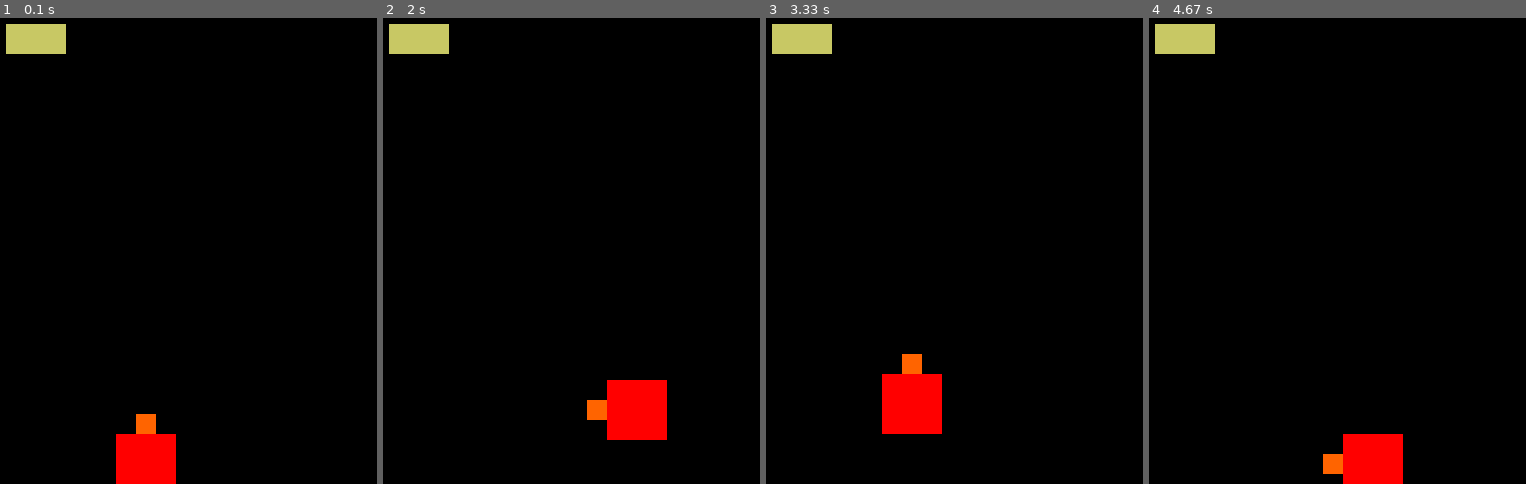
Above: before the commit, frames 1-4 (left to right).
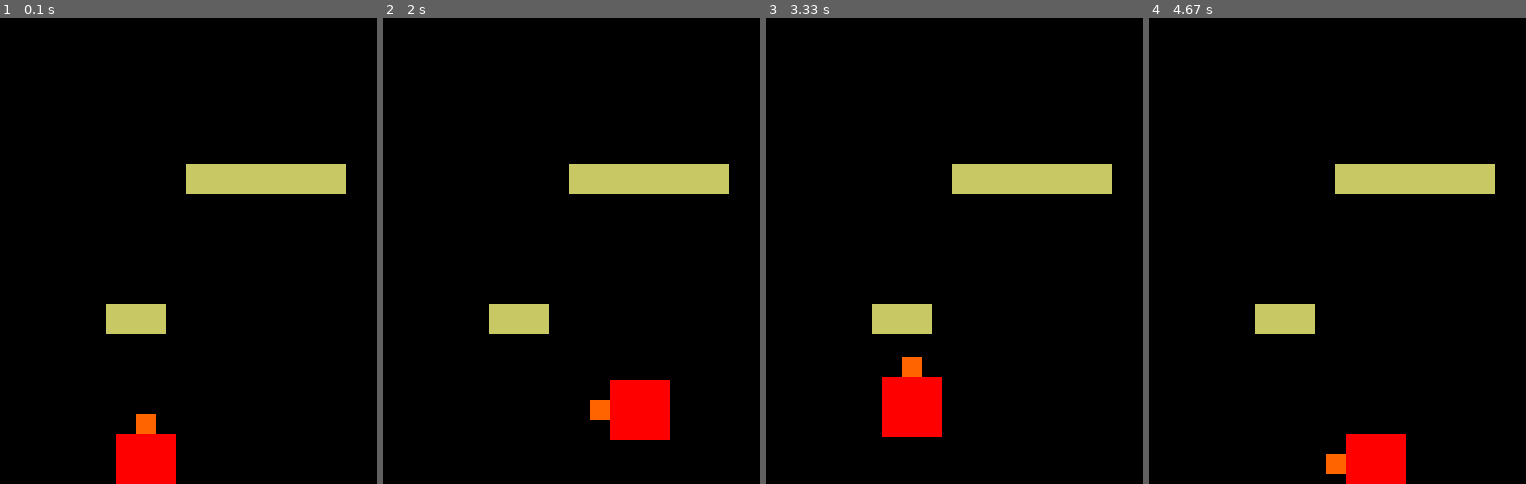
Above: after the commit, the same moments.

Repository: midi-chlorians8/Tanchik_PyGame
Game: pygame game, started from main.py
Same seed, same stepped clock (60 frames per second), same inputs: the game is played once before the commit and once after it.
Inputs:
- Up to frame 1 (0.1 s): no input
- Up to frame 2 (2 s): hold Right 0.33-0.8 s; hold Up 0.83-1.13 s; hold Right 1.17-1.63 s; hold Left from 1.67 s (still down)
- Up to frame 3 (3.33 s): release Left at 2.2 s; hold Down 2.23-2.53 s; hold Left 2.57-2.97 s; hold Up from 3 s (still down)
- Up to frame 4 (4.67 s): release Up at 3.37 s; hold Right 3.4-4.03 s; hold Down 4.07-4.43 s; hold Left from 4.47 s (still down)

The runs differ from the first frame. In frame 1, 4.8% of the frame differs, in the area x 1-92%, y 1-68%; in frame 2, 5.0%, in the area x 1-92%, y 1-91%; in frame 3, 5.0%; in frame 4, 5.0%.

Commit message:
added wall class

Diff:
--- a/main.py
+++ b/main.py
@@ -2,25 +2,46 @@
 
 pygame.init()
 
-#screen = pygame.display.set_mode((1280,720))
-screen = pygame.display.set_mode((640,480))
+# screen = pygame.display.set_mode((1280,720))
+screen = pygame.display.set_mode((640, 480))
 clock = pygame.time.Clock()
 
-class Wall:
-    def __init__(self, start_pos_x, start_pos_y, count, dir):
-        self.x = start_pos_x
-        self.y = start_pos_y
-        self.count = count
-        self.dir = dir
+
+# class Wall:
+#     def __init__(self, start_pos_x, start_pos_y, count, dir):
+#         self.x = start_pos_x
+#         self.y = start_pos_y
+#         self.count = count
+#         self.dir = dir
+#
+#     def draw(self):
+#         # Object Wall
+#         color_wall = (200, 200, 100)  # Color body tank
+#         pygame.draw.rect(screen, color_wall, pygame.Rect(30 + self.x, 30 + self.y, 60, 30))
+#
+# wall = Wall(0,0,2,"hor")
+class Wall2:
+    def __init__(self):
+        self.x = 1
+        self.wall_list = []
 
     def draw(self):
         # Object Wall
-        color_wall = (200, 200, 100)  # Color body tank
-        pygame.draw.rect(screen, color_wall, pygame.Rect(30 + self.x, 30 + self.y, 60, 30))
-
-wall = Wall(0,0,2,"hor")
+        color_wall = (200, 200, 100)  # Color body
+        w1 = pygame.draw.rect(screen, color_wall, pygame.Rect(0 + 200, 0 + 160, 160, 30))
+        w2 = pygame.draw.rect(screen, color_wall, pygame.Rect(120, 300, 60, 30))
+
+        self.wall_list = [w1, w2]
+
+    def getwallslist(self):
+        return self.wall_list
+
+
+walls = Wall2()
+
 
 class MyTank:
+
     def __init__(self, start_pos_x, start_pos_y):
         self.x = start_pos_x
         self.y = start_pos_y
@@ -30,7 +51,13 @@
         self.right = False
         self.left = False
 
-        self.stop = False
+        self.stopUp = False
+        self.stopDown = False
+        self.stopLeft = False
+        self.stopRight = False
+
+        self.last_dir = 'up'
+
     def input_keys(self):
 
         speed = 3  # speed move
@@ -38,25 +65,49 @@
         keys = pygame.key.get_pressed()
 
         if keys[pygame.K_LEFT]:
-            self.x -= speed
+            if self.stopLeft == False:
+                self.x -= speed
+
+            self.stopRight = False
+            self.stopUp = False
+            self.stopDown = False
+
+            if self.last_dir != 'left':
+                self.stop = False
+
             if self.x < 0:
                 self.x = 0
+
             self.right = False
             self.left = True
             self.up = False
             self.down = False
 
-        if keys[pygame.K_RIGHT]:
-            self.x += speed
+            # self.reloadWallDirection = False
+
+        elif keys[pygame.K_RIGHT]:
+            if self.stopRight == False:
+                self.x += speed
+
+            self.stopLeft = False
+            self.stopUp = False
+            self.stopDown = False
+
+            if self.last_dir != 'right':
+                self.stop = False
 
             self.right = True
             self.left = False
             self.up = False
             self.down = False
 
-        if keys[pygame.K_UP]:
-            if self.stop == False:
+        elif keys[pygame.K_UP]:
+            if self.stopUp == False:
                 self.y -= speed
+
+            self.stopDown = False
+            self.stopLeft = False
+            self.stopRight = False
 
             if self.y < 0:
                 self.y = 0
@@ -66,46 +117,97 @@
             self.right = False
             self.left = False
 
-        if keys[pygame.K_DOWN]:
-            self.y += speed
+        elif keys[pygame.K_DOWN]:
+            if self.stopDown == False:
+                self.y += speed
+
+            self.stopUp = False
+            self.stopLeft = False
+            self.stopRight = False
+            # if self.last_dir != 'down':
+            #     self.stop = False
 
             self.up = False
             self.down = True
             self.right = False
             self.left = False
-        print(f"Tank coord x= {self.x} y= {self.y}")
-        # return up,down,right,left
-
-
+
+        print(f"Tank coord x= {self.x} y= {self.y}, last_dir={self.last_dir}, "
+              f"stopLeft = {self.stopLeft}, stopUp = {self.stopUp}, stopRight = {self.stopRight}",
+              f"self.left = {self.left}")
 
     def draw(self):
         # Object Tank
         color = (255, 0, 0)  # Color body tank
         tannchik_body = pygame.draw.rect(screen, color, pygame.Rect(30 + self.x, 30 + self.y, 60, 60))
 
-
-
+        # draw tank weapon depend button up down right left
         color = (255, 100, 0)  # Color weapon
         if self.up:
-            tannchik_weapon = pygame.draw.rect(screen, color, pygame.Rect(50+self.x, 10+self.y, 20, 20))
+            tannchik_weapon = pygame.draw.rect(screen, color, pygame.Rect(50 + self.x, 10 + self.y, 20, 20))
         if self.down:
-            tannchik_weapon = pygame.draw.rect(screen, color, pygame.Rect(50+self.x, 90 + self.y, 20, 20))
+            tannchik_weapon = pygame.draw.rect(screen, color, pygame.Rect(50 + self.x, 90 + self.y, 20, 20))
         if self.right:
             tannchik_weapon = pygame.draw.rect(screen, color, pygame.Rect(90 + self.x, 50 + self.y, 20, 20))
         if self.left:
             tannchik_weapon = pygame.draw.rect(screen, color, pygame.Rect(10 + self.x, 50 + self.y, 20, 20))
-
-        color_wall = (200, 200, 100)  # Color body tank
-        wal1 = pygame.draw.rect(screen, color_wall, pygame.Rect(0 + 20, 0 + 20, 60, 30))
-        if tannchik_weapon.colliderect(wal1):  # сюда над завести стену
-            print("tank+wall")
-            self.stop = True
-        else:
-            self.stop = False
-
-
-
-tank = MyTank(start_pos_x = 100, start_pos_y = 400)
+        # draw tank weapon depend button up down right left
+
+
+
+        # ==================================== Обработка столкновений ==================================
+        if (tannchik_weapon.colliderect(walls.getwallslist()[0]) or tannchik_body.colliderect(
+                walls.getwallslist()[0] )) and self.up == True:  # сюда над завести стену
+            self.stopUp = True
+            self.y = self.y + 1  # If tank inside wall - move back
+
+        elif (tannchik_weapon.colliderect(walls.getwallslist()[0]) or tannchik_body.colliderect(
+                walls.getwallslist()[0])) and self.down == True:  # сюда над завести стену
+            self.stopDown = True
+            self.y = self.y - 1  # If tank inside wall - move back
+
+        elif (tannchik_weapon.colliderect(walls.getwallslist()[0]) or tannchik_body.colliderect(
+                walls.getwallslist()[0])) and self.left == True:  # сюда над завести стену
+            self.stopLeft = True
+            self.x = self.x + 1  # If tank inside wall - move back
+
+        elif (tannchik_weapon.colliderect(walls.getwallslist()[0]) or tannchik_body.colliderect(
+                walls.getwallslist()[0])) and self.right == True:  # сюда над завести стену
+            self.stopRight = True
+            self.x = self.x - 1  # If tank inside wall - move back
+
+        # double code from second wall
+        if (tannchik_weapon.colliderect(walls.getwallslist()[1]) or tannchik_body.colliderect(
+                walls.getwallslist()[1] )) and self.up == True:  # сюда над завести стену
+            self.stopUp = True
+            self.y = self.y + 1  # If tank inside wall - move back
+
+        elif (tannchik_weapon.colliderect(walls.getwallslist()[1]) or tannchik_body.colliderect(
+                walls.getwallslist()[1])) and self.down == True:  # сюда над завести стену
+            self.stopDown = True
+            self.y = self.y - 1  # If tank inside wall - move back
+
+        elif (tannchik_weapon.colliderect(walls.getwallslist()[1]) or tannchik_body.colliderect(
+                walls.getwallslist()[1])) and self.left == True:  # сюда над завести стену
+            self.stopLeft = True
+            self.x = self.x + 1  # If tank inside wall - move back
+
+        elif (tannchik_weapon.colliderect(walls.getwallslist()[1]) or tannchik_body.colliderect(
+                walls.getwallslist()[1])) and self.right == True:  # сюда над завести стену
+            self.stopRight = True
+            self.x = self.x - 1  # If tank inside wall - move back
+
+        if self.left:
+            self.last_dir = 'left'
+        elif self.right:
+            self.last_dir = 'right'
+        elif self.down:
+            self.last_dir = 'down'
+        elif self.up:
+            self.last_dir = 'up'
+
+
+tank = MyTank(start_pos_x=100, start_pos_y=400)
 
 while True:
     # Process player inputs.
@@ -116,11 +218,10 @@
 
     screen.fill("black")  # Fill the display with a solid color
 
-#    wall.draw()
-
+    walls.draw()
+
+    tank.draw()
     tank.input_keys()
-    tank.draw()
-
 
     pygame.display.flip()  # Refresh on-screen display
-    clock.tick(60)         # wait until next frame (at 60 FPS)
+    clock.tick(60)  # wait until next frame (at 60 FPS)
